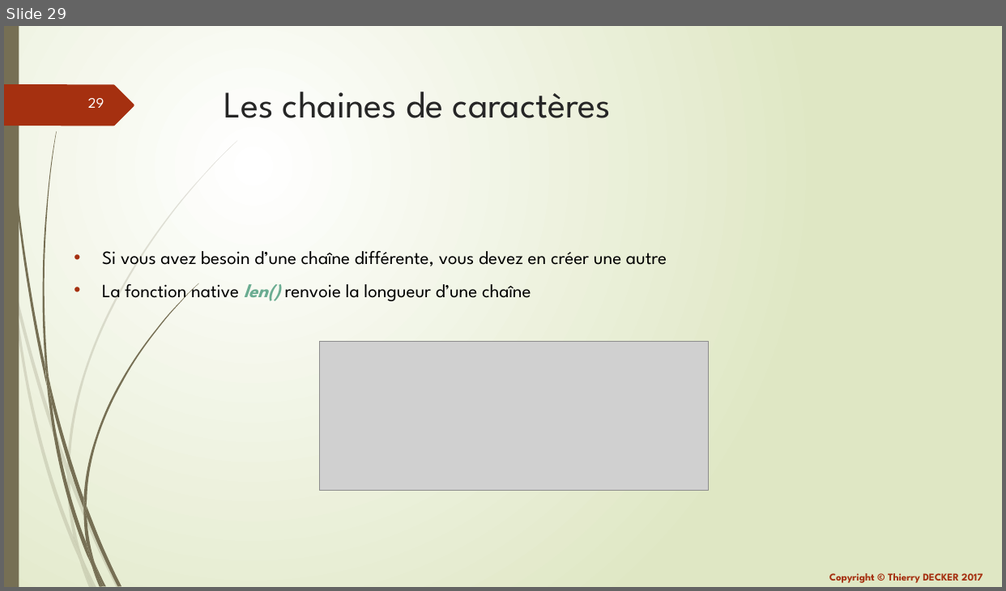
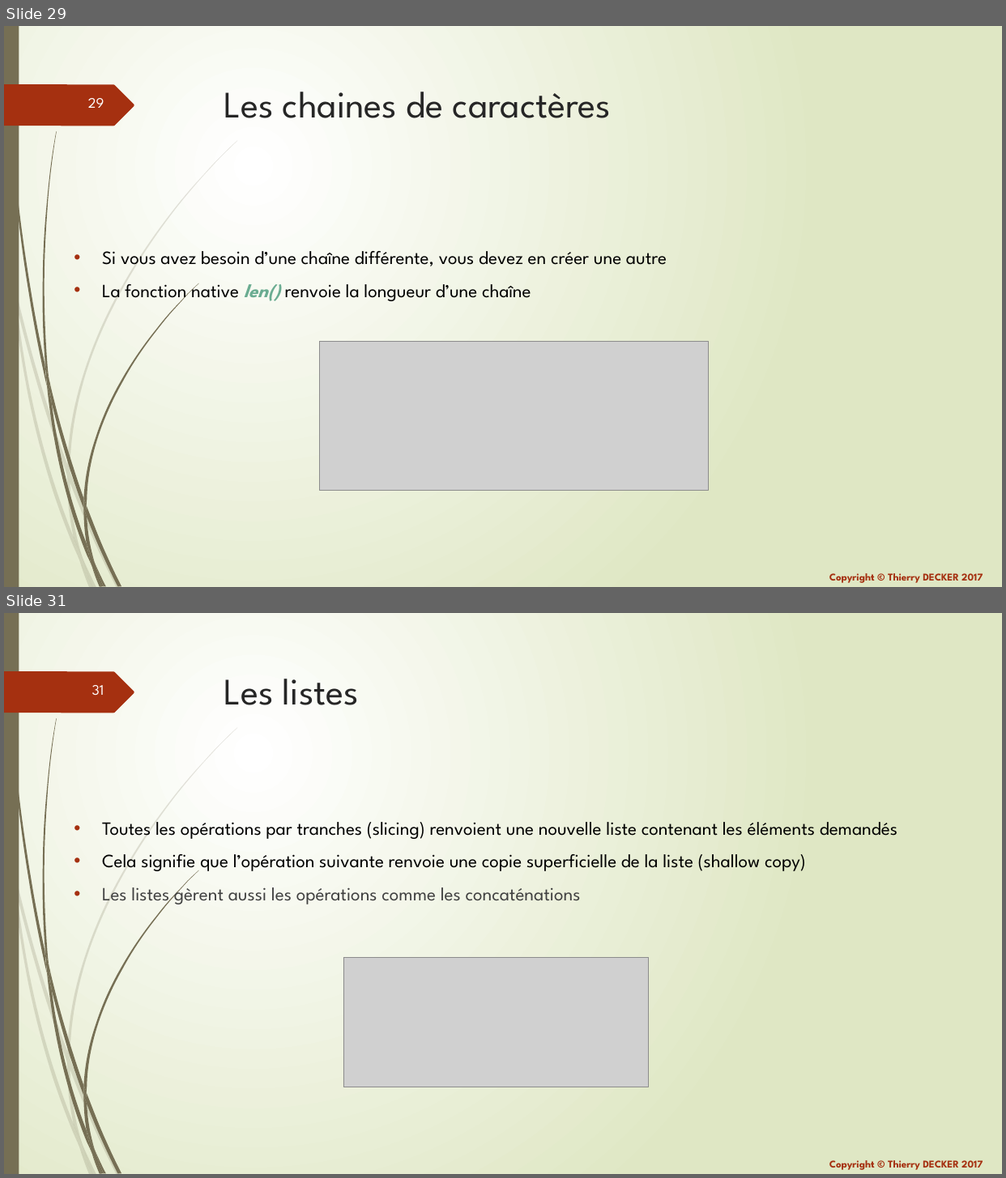
Before and after one commit to VikmanTheRacoon/learning-python, a slide deck: documentations/learning-python.pptx. Shown one above the other, each under a label of ours: slide 29 before the commit, slides 29 and 31 after it; the slides between them are not shown. The pictures are 1006x591 and 1006x1178 pixels, drawn with LibreOffice and Linux fonts; fonts in the diff are those of the drawing; grey boxes stand for pictures; background and template pictures are left out. Boxes give left, top, right and bottom in pixels: in the first picture for what was removed or moved away, otherwise in the second. Text is boxed around its words. In the diff, an @@ line names an element or a change of style, - is before the commit and + after.

```diff
--- a/documentations/learning-python.pptx
+++ b/documentations/learning-python.pptx
@@ slide 31 added at (4,613,1002,1174), background gradient #FFFFFF to #DFE8C4; not listed: 26 template elements that a slide beside it also shows @@
@@ title added at (224,679,359,705), 36 pt, text #262626 @@
+Les listes
@@ text added at (102,822,897,906), 18 pt, text #000000 @@
+• Toutes les opérations par tranches (slicing) renvoient une nouvelle liste contenant les éléments demandés
+• Cela signifie que l’opération suivante renvoie une copie superficielle de la liste (shallow copy)
+• Les listes gèrent aussi les opérations comme les concaténations
@@ picture added at (343,957,648,1088) @@
```
Also in this commit, not shown: 2 slides changed, 10 other slides added, 1 other file.
